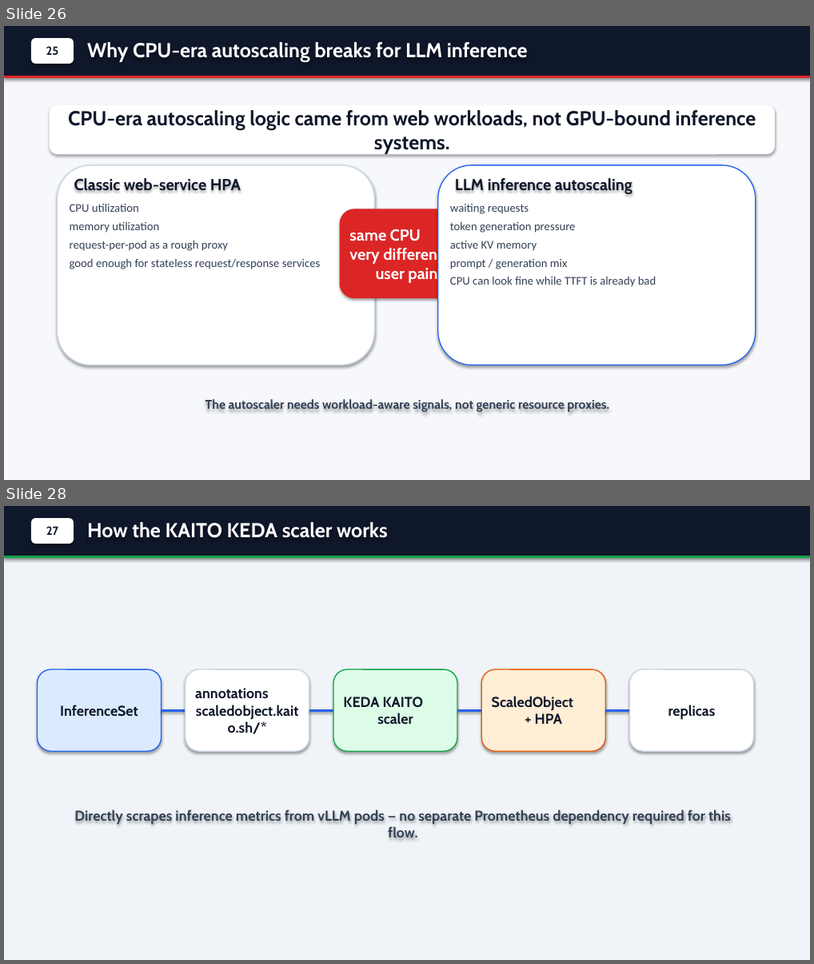
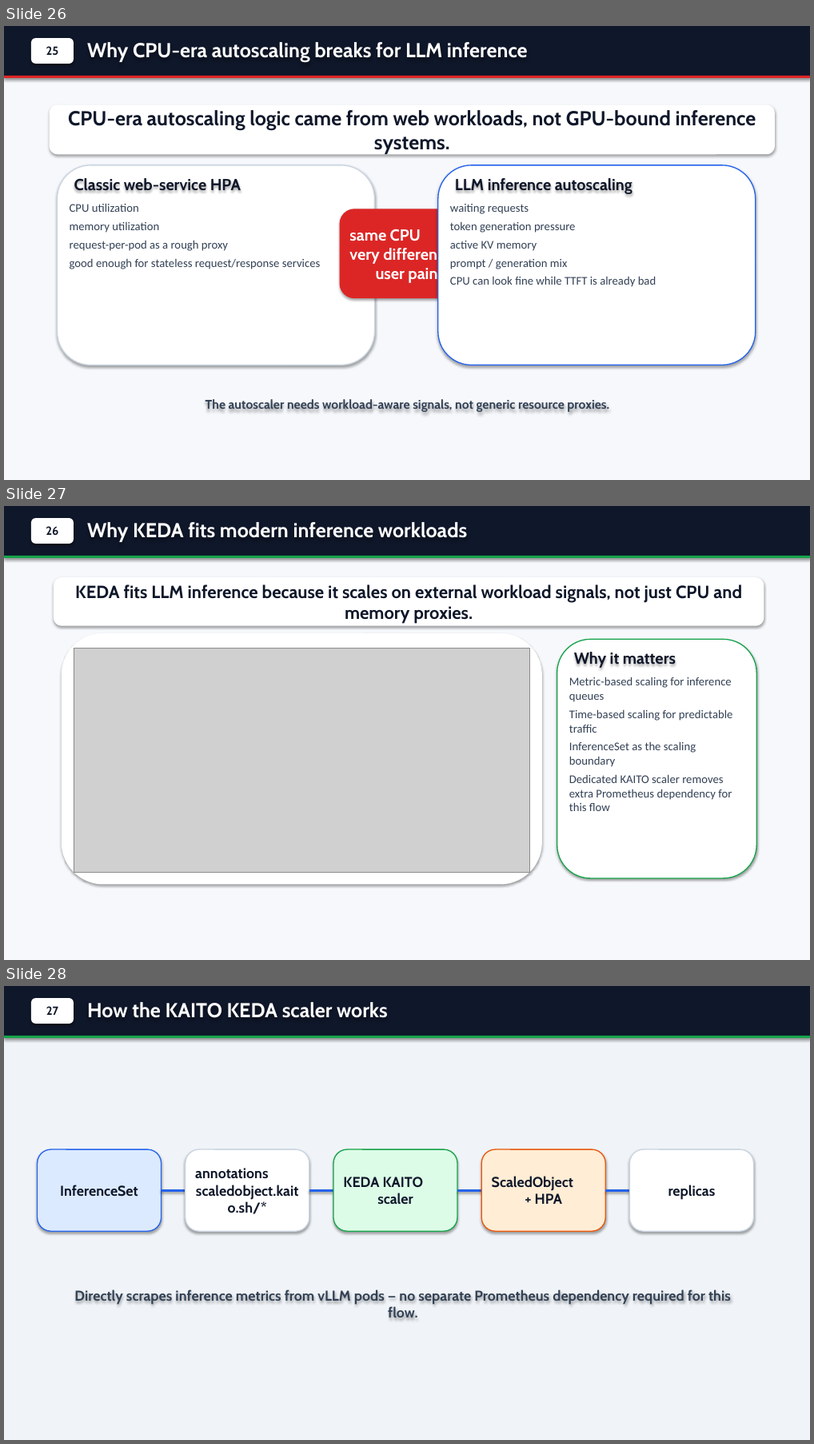
Before and after one commit to andyzhangx/demo, a slide deck: llm/kubecon-na-2026-pd-disaggregation.pptx. Shown one above the other, each under a label of ours: slides 26 and 28 before the commit, slides 26, 27 and 28 after it; the slides between them are not shown. The pictures are 814x964 and 814x1444 pixels, drawn with LibreOffice and Linux fonts; fonts in the diff are those of the drawing; grey boxes stand for pictures. Boxes give left, top, right and bottom in pixels: in the first picture for what was removed or moved away, otherwise in the second. Text is boxed around its words. In the diff, an @@ line names an element or a change of style, - is before the commit and + after.

Commit message:
use KAITO docs visuals in PD deck

```diff
--- a/llm/kubecon-na-2026-pd-disaggregation.pptx
+++ b/llm/kubecon-na-2026-pd-disaggregation.pptx
@@ slide 27 added at [4, 506, 810, 960], background #F6F8FC @@
@@ rectangle added at [4, 506, 810, 557], fill #0F172A @@
@@ rounded rectangle added at [31, 518, 74, 544], fill #FFFFFF, 14 pt, text #0F172A, bold @@
+26
@@ text added at [87, 522, 467, 542], 24 pt, text #FFFFFF, bold @@
+Why KEDA fits modern inference workloads
@@ rectangle added at [4, 556, 810, 558], fill #16A34A @@
@@ rounded rectangle added at [54, 577, 765, 626], fill #FFFFFF, 21 pt, text #0F172A, bold @@
+KEDA fits LLM inference because it scales on external workload signals, not just CPU and memory proxies.
@@ rounded rectangle added at [62, 633, 542, 884], fill #FFFFFF @@
@@ picture added at [74, 648, 530, 872] @@
@@ rounded rectangle added at [558, 639, 757, 878], fill #FFFFFF, outline #16A34A 1.25 pt @@
@@ text added at [574, 652, 676, 668], 19 pt, text #0F172A, bold @@
+Why it matters
@@ text added at [570, 676, 734, 811], 14 pt, text #334155 @@
+Metric-based scaling for inference queues
+Time-based scaling for predictable traffic
+InferenceSet as the scaling boundary
+Dedicated KAITO scaler removes extra Prometheus dependency for this flow
```
Also in this commit, not shown: 2 slides changed, 1 slide removed, 4 other files.
